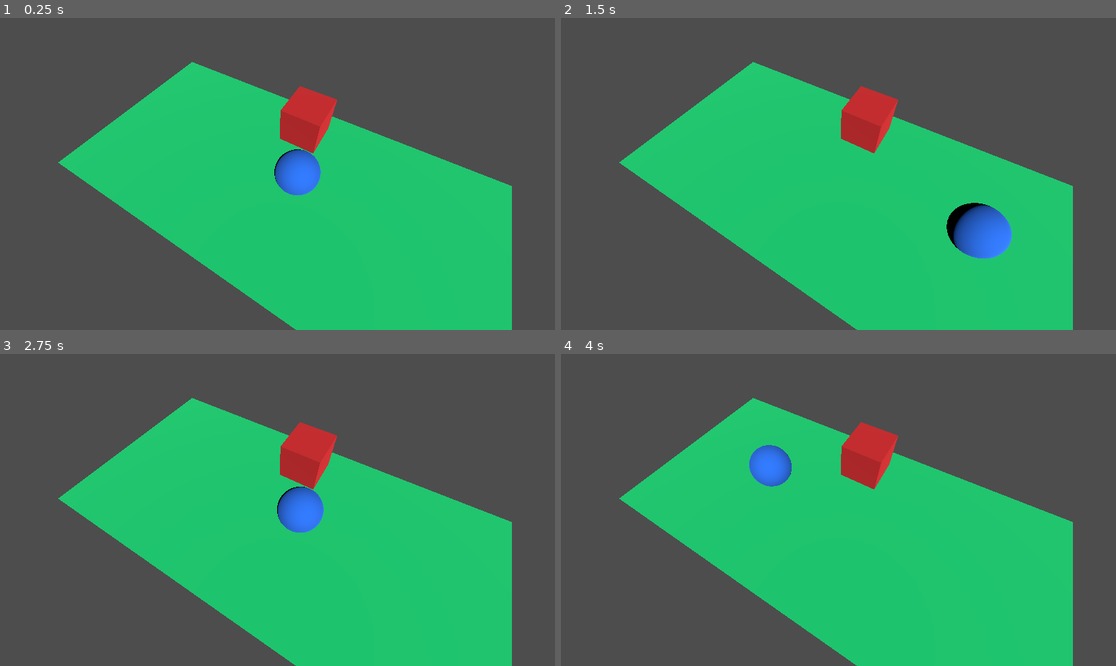
Above: before the commit, frames 1-4 (two rows, left to right).
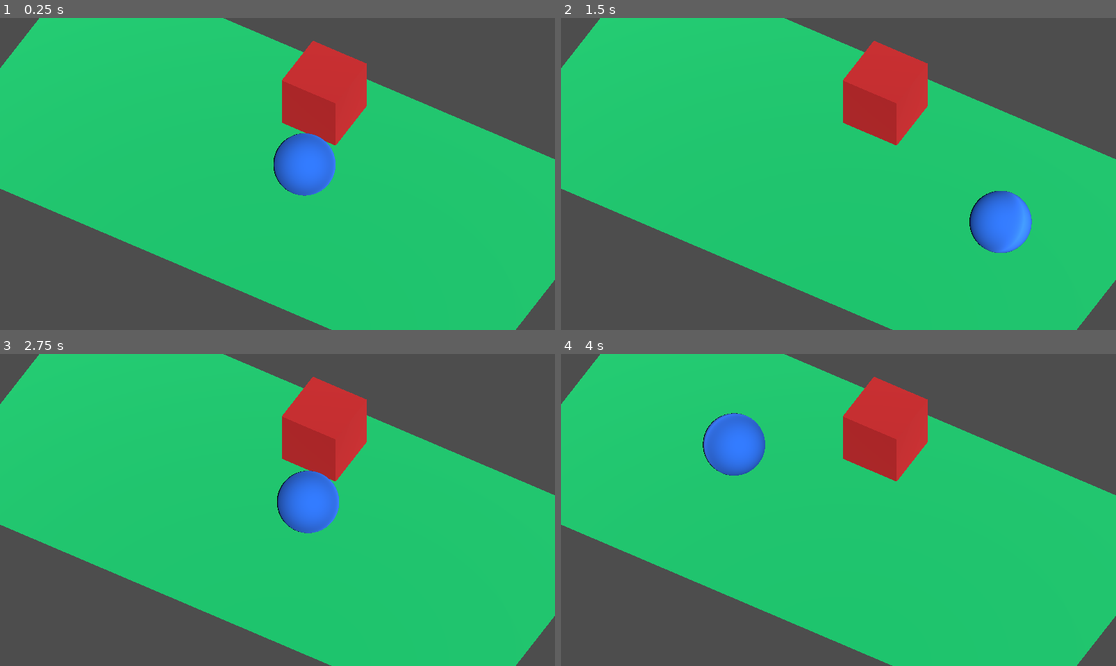
Above: after the commit, the same moments.

Repository: kvu787/VsyncStutterTest
Game: Godot game, scene res://Main.tscn
Same seed, same stepped clock (60 frames per second), same inputs: the game is played once before the commit and once after it.
Inputs:
- Up to frame 1 (0.25 s): no input
- Up to frame 2 (1.5 s): no input
- Up to frame 3 (2.75 s): no input
- Up to frame 4 (4 s): no input

The runs differ from the first frame. In frame 1, 32% of the frame differs, in the area x 0-100%, y 0-100%; in frame 2, 33%; in frame 3, 32%; in frame 4, 33%.

Commit message:
Adjust the camera to use orthogonal projection so the sphere movement looks less odd. Narrow the near and far clips to prevent potential unwanted performance inefficiency.

Diff:
--- a/Godot/Main.tscn
+++ b/Godot/Main.tscn
@@ -15,10 +15,14 @@
 [node name="Node3D" type="Node3D" unique_id=689179192]
 
 [node name="CameraPivot" type="Node3D" parent="." unique_id=1535765966]
-transform = Transform3D(0.8660254, -0.43301272, 0.24999999, 0, 0.49999997, 0.86602545, -0.5, -0.75, 0.43301266, 0, 0, 0)
+transform = Transform3D(0.8660254, -0.36863866, 0.3377951, 0, 0.6755902, 0.7372773, -0.5, -0.63850087, 0.5850783, 0, 0, 0)
 
 [node name="Camera" type="Camera3D" parent="CameraPivot" unique_id=713662339]
 transform = Transform3D(1, 0, 0, 0, 1, 0, 0, 0, 1, 0, 0, 5)
+projection = 1
+size = 5.0
+near = 1.0
+far = 20.0
 
 [node name="Sphere" type="MeshInstance3D" parent="." unique_id=433659051]
 transform = Transform3D(1, 0, 0, 0, 1, 0, 0, 0, 1, 0, 0.5, 0)
